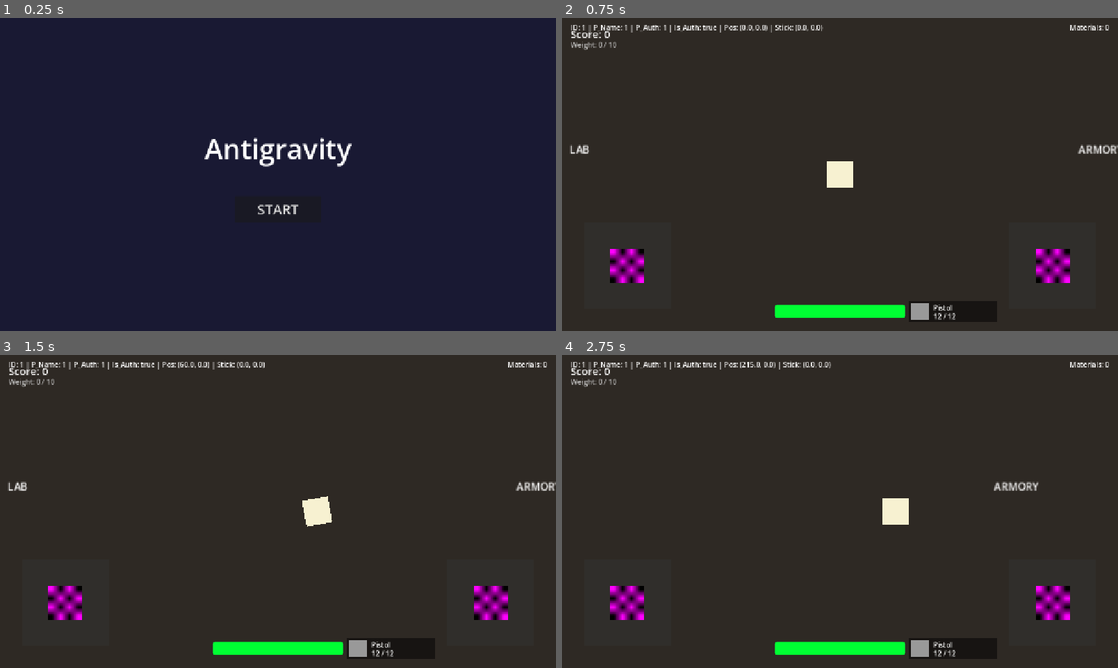
Above: before the commit, frames 1-4 (two rows, left to right).
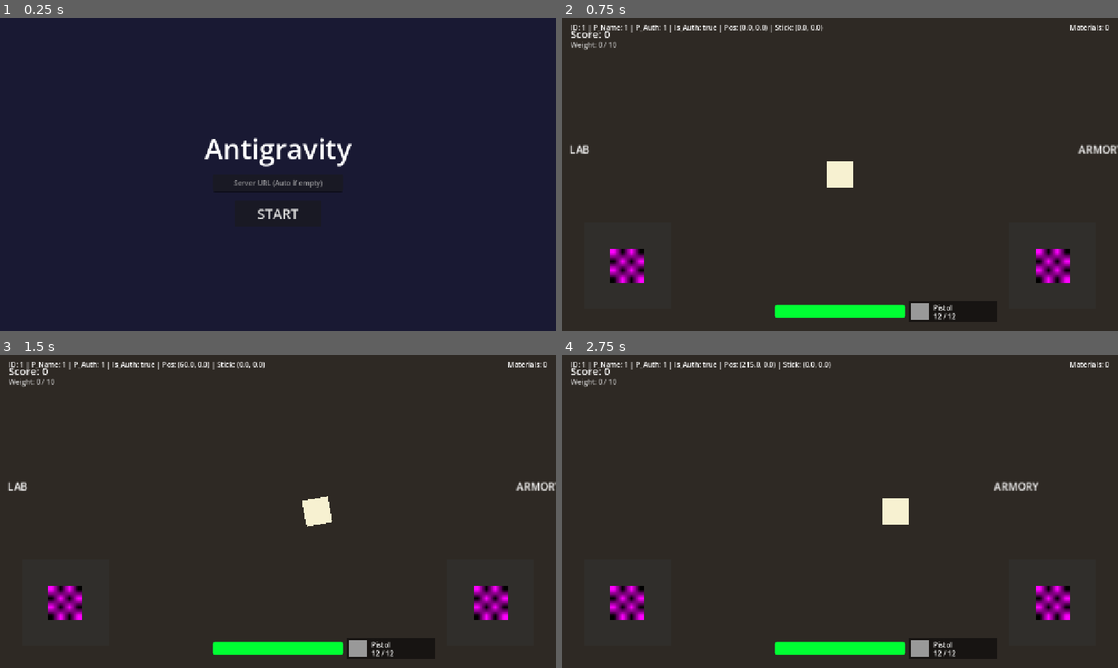
Above: after the commit, the same moments.

Repository: Usobanana/antigravity-prototype003
Game: Godot game, scene res://Title.tscn
Same seed, same stepped clock (60 frames per second), same inputs: the game is played once before the commit and once after it.
Inputs (mouse positions are in pixels of both pictures, inside the frame that each line leads up to):
- Up to frame 1 (0.25 s): no input
- Up to frame 2 (0.75 s): click "START" at 0.5 s
- Up to frame 3 (1.5 s): tap Enter at 1.25 s; move the mouse to (400, 495) at 1.27 s; hold Right (ui_right) from 1.28 s (still down); click (400, 495) at 1.42 s
- Up to frame 4 (2.75 s): release Right (ui_right) at 2 s; drag from (728, 527) to (1023, 511) at 2.02 s

The runs differ from the first frame. In frame 1, 0.3% of the frame differs, in the area x 42-58%, y 51-65%; in frame 2, less than 0.1%; in frame 3, less than 0.1%; in frame 4, nothing differs.

Commit message:
接続先指定対応

Diff:
--- a/NetworkManager.gd
+++ b/NetworkManager.gd
@@ -29,14 +29,23 @@
 	multiplayer.connection_failed.connect(_on_connection_failed)
 	multiplayer.server_disconnected.connect(_on_server_disconnected)
 
+# 接続先URL（空の場合は自動検出/ローカル）
+var target_url = ""
+
 # 自動接続ロジック（クライアントとして試行 -> 失敗ならホスト）
 func try_auto_connect():
-	print("Auto-connecting to ", server_ip, ":", PORT)
-	peer = WebSocketMultiplayerPeer.new()
+	var url = ""
+	if target_url != "":
+		url = target_url
+		print("Connecting to custom URL: ", url)
+	else:
+		# デフォルト動作
+		print("Auto-connecting to ", server_ip, ":", PORT)
+		# Web版はHTTPSで配信されているため、WSS (Secure WebSocket) 必須
+		# 自己署名証明書のため verify_unsafe を使用
+		url = "wss://" + server_ip + ":" + str(PORT)
 
-	# Web版はHTTPSで配信されているため、WSS (Secure WebSocket) 必須
-	# 自己署名証明書のため verify_unsafe を使用
-	var url = "wss://" + server_ip + ":" + str(PORT)
+	var peer = WebSocketMultiplayerPeer.new()
 	var tls_options = TLSOptions.client_unsafe()
 
 	var error = peer.create_client(url, tls_options)
--- a/Title.gd
+++ b/Title.gd
@@ -1,4 +1,13 @@
 extends Control
 
 func _on_start_button_pressed():
+	var input_url = $ServerUrlInput.text.strip_edges()
+	if input_url != "":
+		# プロトコル補完（wss:// がなければ付与、ローカルならws://でも良いが統一的に扱う）
+		if not input_url.begins_with("ws://") and not input_url.begins_with("wss://"):
+			input_url = "wss://" + input_url
+		NetworkManager.target_url = input_url
+	else:
+		NetworkManager.target_url = ""
+
 	get_tree().change_scene_to_file("res://Home.tscn")
--- a/Title.tscn
+++ b/Title.tscn
@@ -37,6 +37,25 @@
 text = "Antigravity"
 horizontal_alignment = 1
 
+grow_horizontal = 2
+grow_vertical = 2
+
+[node name="ServerUrlInput" type="LineEdit" parent="."]
+layout_mode = 1
+anchors_preset = 8
+anchor_left = 0.5
+anchor_top = 0.5
+anchor_right = 0.5
+anchor_bottom = 0.5
+offset_left = -150.0
+offset_top = 0.0
+offset_right = 150.0
+offset_bottom = 40.0
+grow_horizontal = 2
+grow_vertical = 2
+placeholder_text = "Server URL (Auto if empty)"
+alignment = 1
+
 [node name="StartButton" type="Button" parent="."]
 layout_mode = 1
 anchors_preset = 8
@@ -45,9 +64,9 @@
 anchor_right = 0.5
 anchor_bottom = 0.5
 offset_left = -100.0
-offset_top = 50.0
+offset_top = 60.0
 offset_right = 100.0
-offset_bottom = 110.0
+offset_bottom = 120.0
 grow_horizontal = 2
 grow_vertical = 2
 theme_override_font_sizes/font_size = 32
Not shown, changed: build/web/index.html
Not shown, changed: build/web/index.pck
